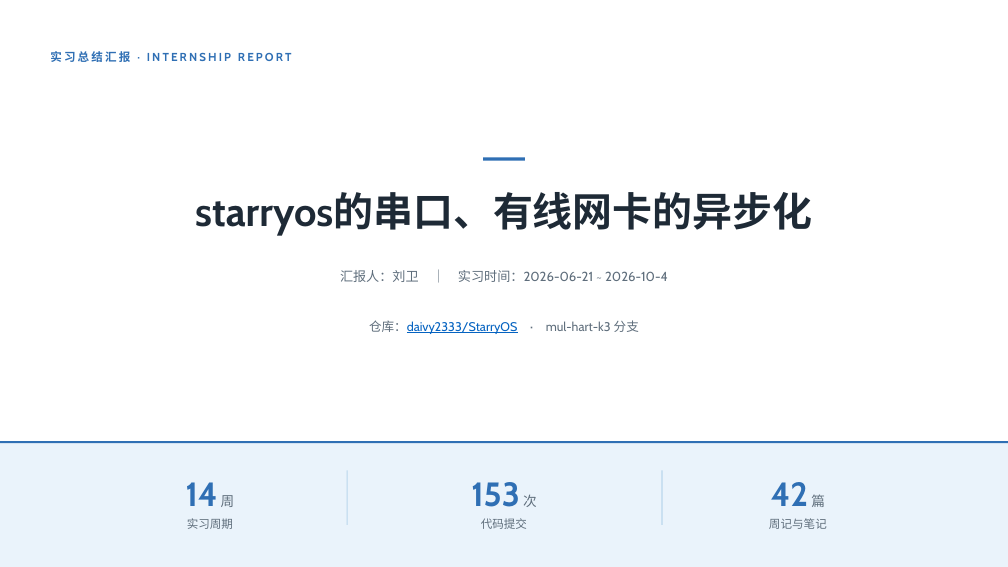
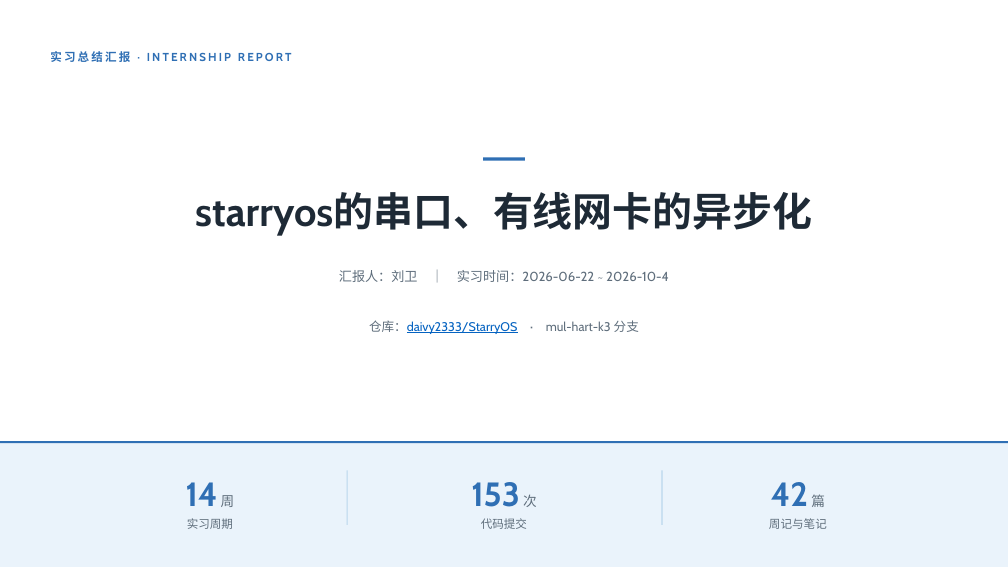
Before and after one commit to daivy2333/OhMyOs, a slide deck: slide 1 of docs/fornow/实习总结汇报 · StarryOS 异步驱动开发.pptx. Drawn at 1008x567 pixels with LibreOffice and Linux fonts; fonts in the diff are those of the drawing. Boxes give left, top, right and bottom in pixels: in the first picture for what was removed or moved away, otherwise in the second. Text is boxed around its words. In the diff, an @@ line names an element or a change of style, - is before the commit and + after.

```diff
--- a/docs/fornow/实习总结汇报 · StarryOS 异步驱动开发.pptx
+++ b/docs/fornow/实习总结汇报 · StarryOS 异步驱动开发.pptx
@@ text at (339,270,669,282): text changed @@
-汇报人：刘卫 ｜ 实习时间：2026-06-21 ~ 2026-10-4
+汇报人：刘卫 ｜ 实习时间：2026-06-22 ~ 2026-10-4
```
Also in this commit, not shown: 2 other slides changed, 1 slide added, 1 slide removed, 1 other file.
